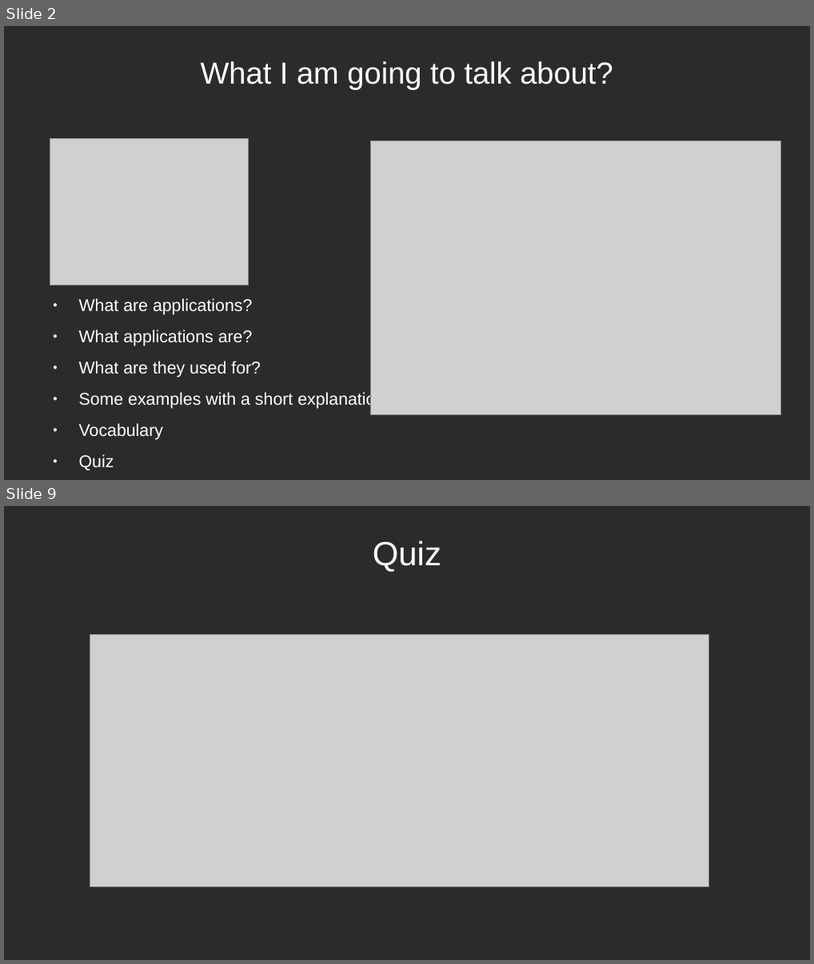
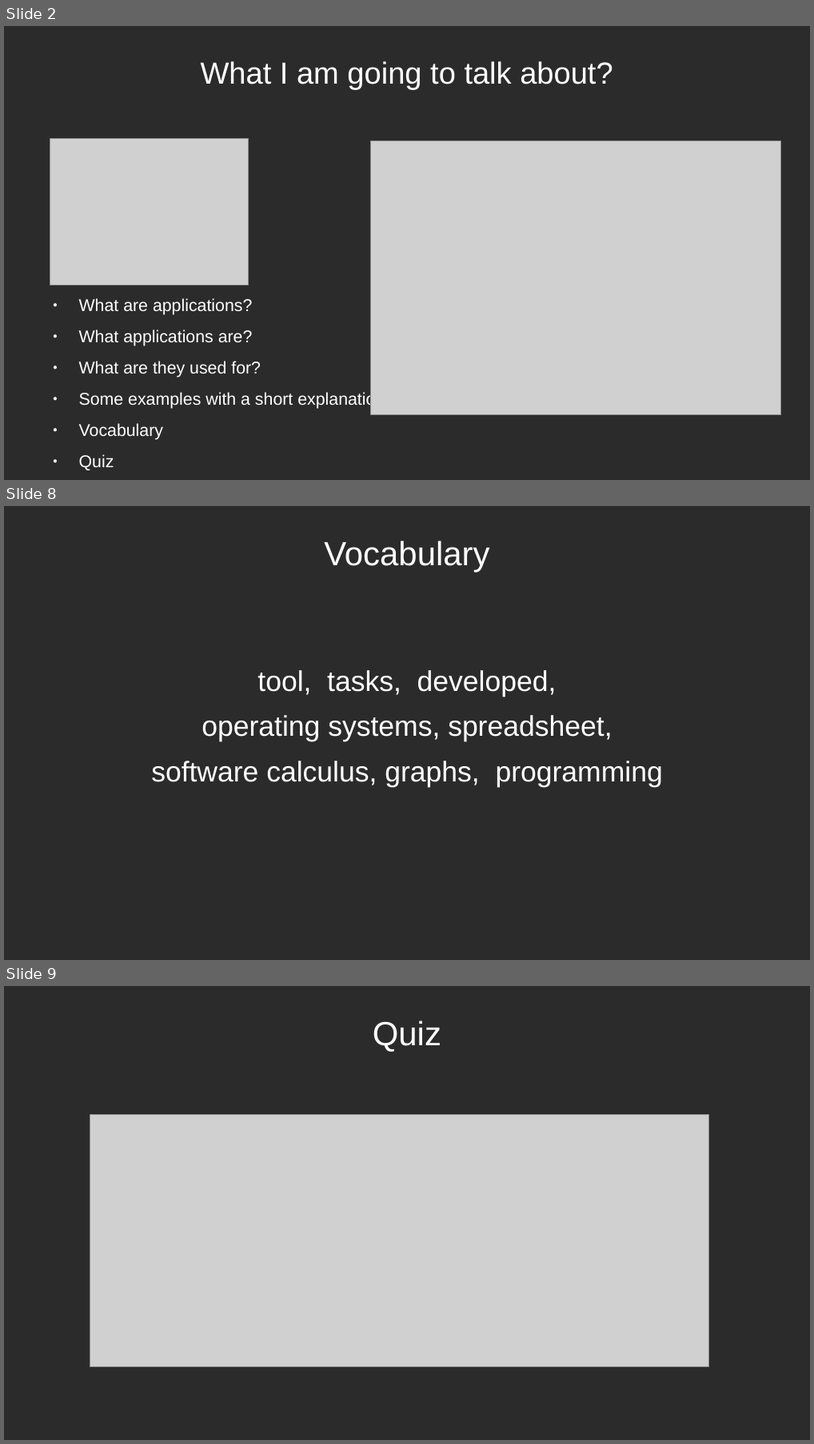
Before and after one commit to sergiomunozvillullas/inglesYempresa, a slide deck: ingles/ingles/presentacionINgles.odp. Shown one above the other, each under a label of ours: slides 2 and 9 before the commit, slides 2, 8 and 9 after it; the slides between them are not shown. The pictures are 814x964 and 814x1444 pixels, drawn with LibreOffice and Linux fonts; fonts in the diff are those of the drawing; grey boxes stand for pictures; background and template pictures are left out; a plain dark background stands for a picture behind light text. Boxes give left, top, right and bottom in pixels: in the first picture for what was removed or moved away, otherwise in the second. Text is boxed around its words. In the diff, an @@ line names an element or a change of style, - is before the commit and + after.

```diff
--- a/ingles/ingles/presentacionINgles.odp
+++ b/ingles/ingles/presentacionINgles.odp
@@ slide 8 added at (4,506,810,960), background picture (left out) @@
@@ title added at (324,540,490,572), 33 pt, text #FFFFFF @@
+Vocabulary
@@ text added at (151,670,663,787), 28 pt, text #FFFFFF @@
+tool, tasks, developed,
+operating systems, spreadsheet,
+software calculus, graphs, programming
```
Also in this commit, not shown: 4 slides changed, 1 other slide added, 2 slides removed, 1 other file.
